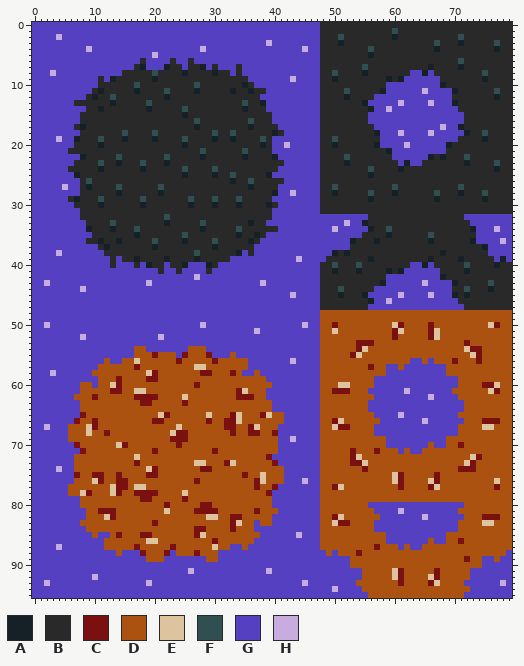
Sprite sheet -- environment/tiles/BlackandPinky.png. Above: the version before the commit.
The file is 80x96 pixels.
Palette (. is transparent): A #152127  B #292929  C #7b1010  D #ab5211  E #ddc49f  F #304f50  G #5540c2  H #c8ace0
After the commit:
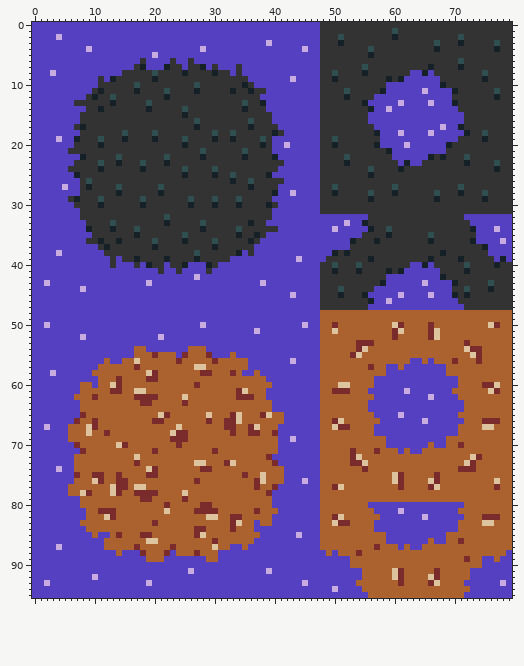
Log entry: ColorAdjustment
Difference:
Colour B changes from #292929 to #333333.
Colour C changes from #7b1010 to #7a2c2c.
Colour D changes from #ab5211 to #ab622e.
Pixel boxes of the changes (left, top, right, bottom) in both pictures:
changed: (320, 22, 512, 598)
changed: (68, 58, 284, 274)
changed: (68, 346, 284, 562)
